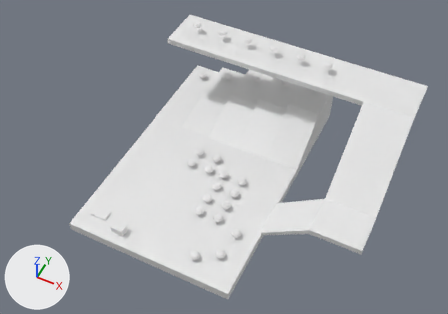
One commit to the Blender file assets/scene.blend: the scene before it, then after it.
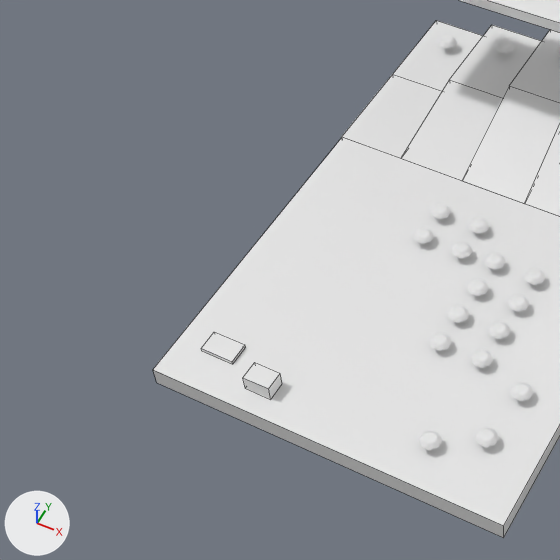
Old and new are each drawn whole from a 50 mm lens placed at (42.5, -67.2, 100.0), pointed at (4.8, 8.2, 5.9) and again close up on the part from 0% to 57% of the width and 18% to 99% of the height. The axes (+X, +Y, +Z) are drawn at lower left. The lights are the same throughout. The close-ups show mesh edges as thin lines.
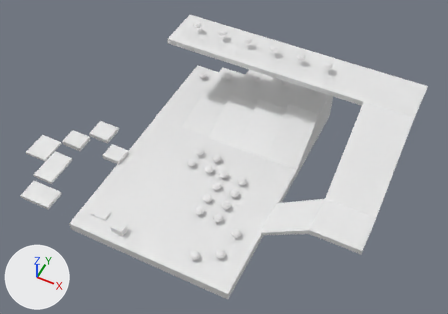
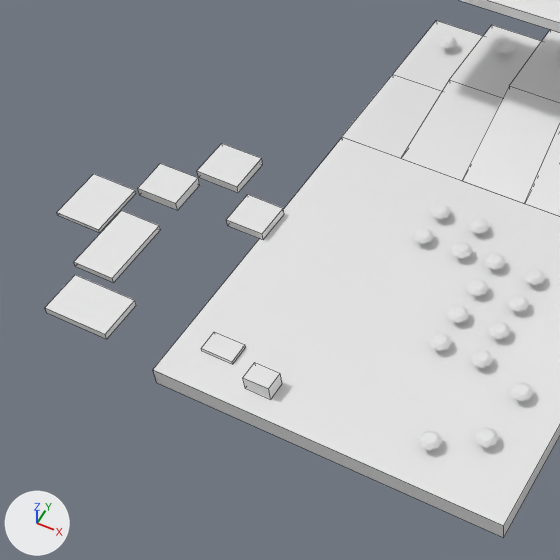
What changed in the scene script:
```text
Add me_cube_012:
    me_cube_012.from_pydata(...)  # a box spanning x -3.28..3.28, y -2.12..2.12, z -0.36..0.36
Add me_cube_011:
    me_cube_011.from_pydata(...)  # a box spanning x -2.17..2.17, y -3.58..3.58, z -0.31..0.31
Add me_cube_010:
    me_cube_010.from_pydata(...)  # a box spanning x -2.46..2.46, y -2.83..2.83, z -0.23..0.23
Add me_cube_009:
    me_cube_009.from_pydata(...)  # a box spanning x -2.25..2.25, y -1.88..1.88, z -0.51..0.51
Add me_cube_008:
    me_cube_008.from_pydata(...)  # a box spanning x -2.37..2.37, y -2.18..2.18, z -0.46..0.46
Add me_cube_003:
    me_cube_003.from_pydata(...)  # a box spanning x -2.05..2.05, y -1.87..1.87, z -0.46..0.46
Add ob_cube_012:
    ob_cube_012 = bpy.data.objects.new('Cube.012', me_cube_012)
    ob_cube_012.location = (-23.39, -15.48, 4.29)
Add ob_cube_011:
    ob_cube_011 = bpy.data.objects.new('Cube.011', me_cube_011)
    ob_cube_011.location = (-26.07, -8.22, 3.62)
Add ob_cube_010:
    ob_cube_010 = bpy.data.objects.new('Cube.010', me_cube_010)
    ob_cube_010.location = (-31.58, -4.36, 3.08)
Add ob_cube_009:
    ob_cube_009 = bpy.data.objects.new('Cube.009', me_cube_009)
    ob_cube_009.location = (-27.17, 0.99, 2.35)
Add ob_cube_008:
    ob_cube_008 = bpy.data.objects.new('Cube.008', me_cube_008)
    ob_cube_008.location = (-23.92, 6.53, 1.38)
Add ob_cube_007:
    ob_cube_007 = bpy.data.objects.new('Cube.007', me_cube_003)
    ob_cube_007.location = (-18.58, 2.74, 0.46)
```

Changed parts and their boxes (x1, y1, x2, y2) in the close-ups (560 x 560 px):
'Cube.012', added
    after: (45, 275, 136, 339)
'Cube.011', added
    after: (74, 210, 160, 283)
'Cube.010', added
    after: (57, 174, 136, 233)
'Cube.008', added
    after: (197, 143, 263, 193)
'Cube.009', added
    after: (138, 163, 200, 210)
'Cube.007', added
    after: (226, 195, 284, 240)
